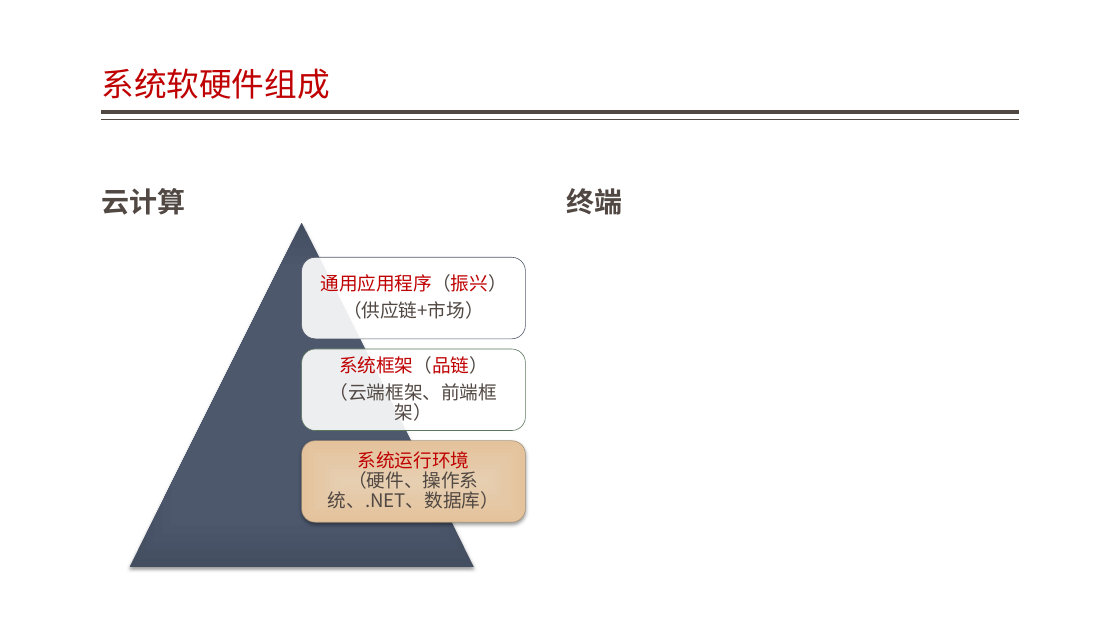
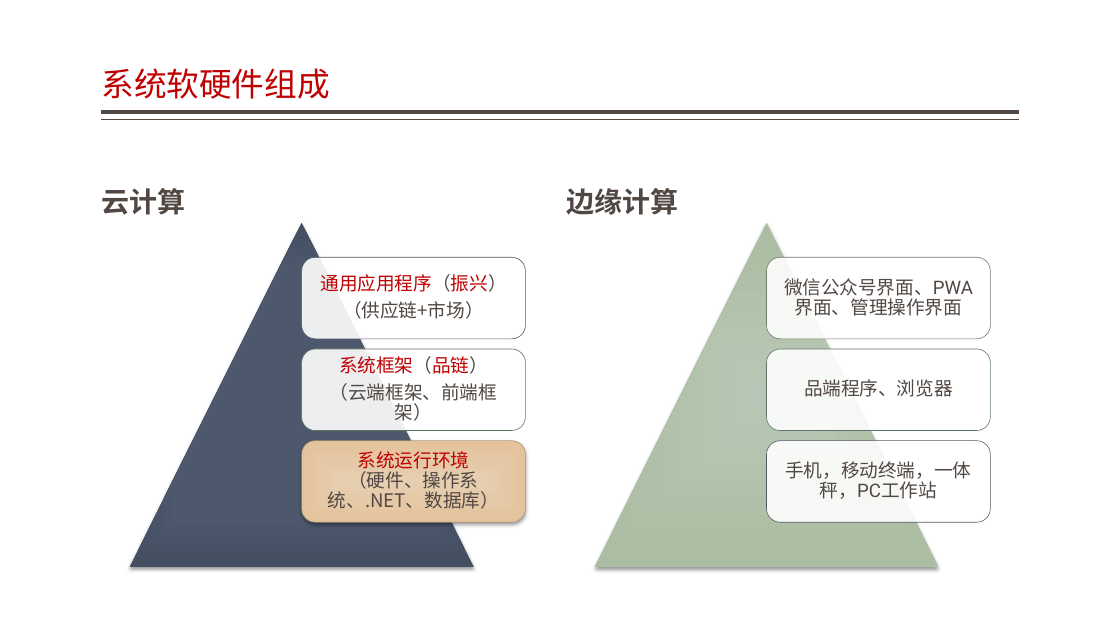
Before and after one commit to jzgi/chainsmart, a slide deck: slide 10 of Docs/品链应用参考设计.pptx (slide 12 before the commit). Drawn at 1120x630 pixels with LibreOffice and Linux fonts; fonts in the diff are those of the drawing. Boxes give left, top, right and bottom in pixels: in the first picture for what was removed or moved away, otherwise in the second. Text is boxed around its words. In the diff, an @@ line names an element or a change of style, - is before the commit and + after.

```diff
--- a/Docs/品链应用参考设计.pptx
+++ b/Docs/品链应用参考设计.pptx
@@ text at [566, 188, 678, 215]: text changed @@
-终端
+边缘计算
@@ group added at [595, 223, 991, 567]: 3 rounded rectangles, 3 texts, 1 triangle @@
+微信公众号界面、PWA界面、管理操作界面
+品端程序、浏览器
+手机，移动终端，一体秤，PC工作站
```
Also in this commit, not shown: 8 other slides changed, 2 slides added, 7 slides removed, 35 other files.
